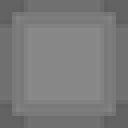
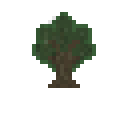
Before/after of a 128×128 layered artwork. What changed in the layer stack:
added layer "Layer 2" above "Layer 1" over [32, 12, 96, 88]
